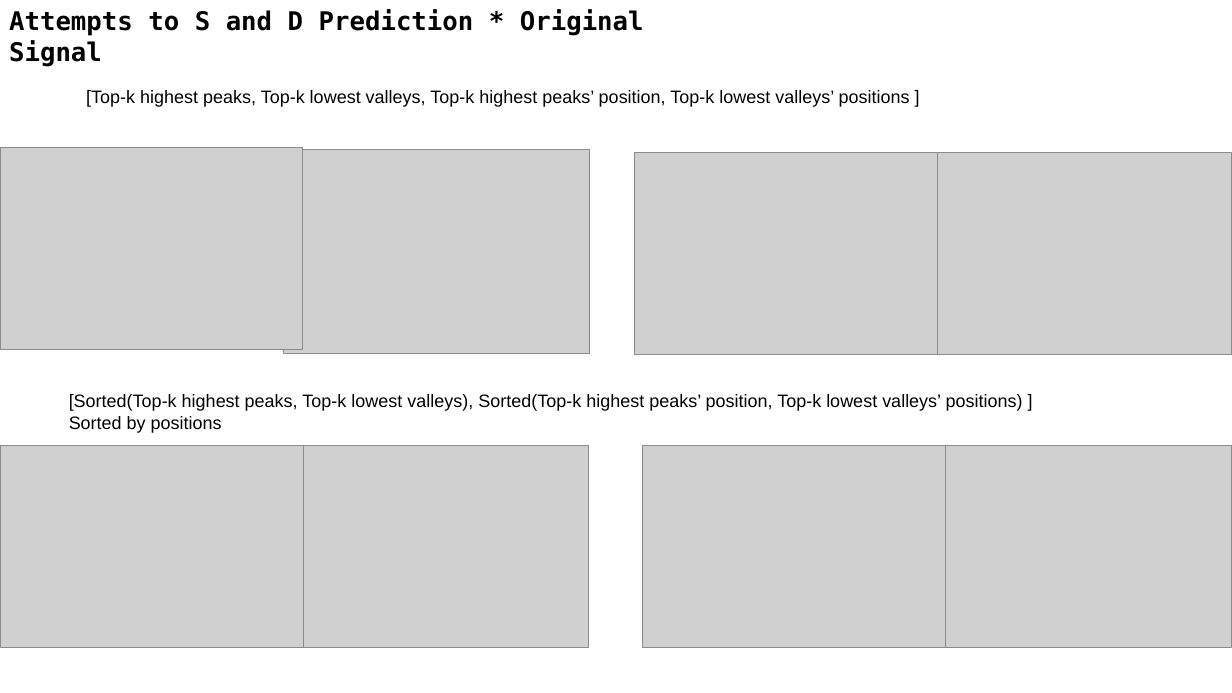
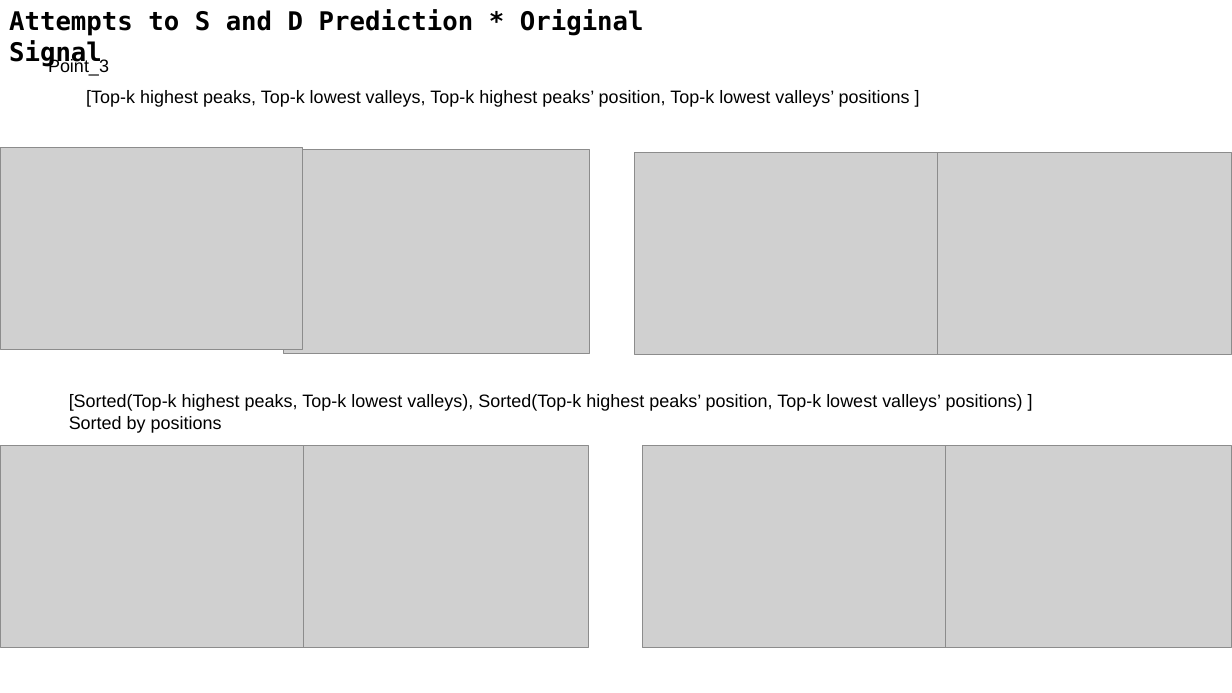
Before and after one commit to A-Big-Tortoise/Presentation, a slide deck: slide 14 of Presentation_0129_JiayuChen.pptx. Drawn at 1232x693 pixels with LibreOffice and Linux fonts; fonts in the diff are those of the drawing; grey boxes stand for pictures. Boxes give left, top, right and bottom in pixels: in the first picture for what was removed or moved away, otherwise in the second. Text is boxed around its words. In the diff, an @@ line names an element or a change of style, - is before the commit and + after.

```diff
--- a/Presentation_0129_JiayuChen.pptx
+++ b/Presentation_0129_JiayuChen.pptx
@@ text added at <box>48,58,109,76</box>, 14 pt, text #000000 @@
+Point_3
```
Also in this commit, not shown: 5 other slides changed, 2 slides added, 2 slides removed.
